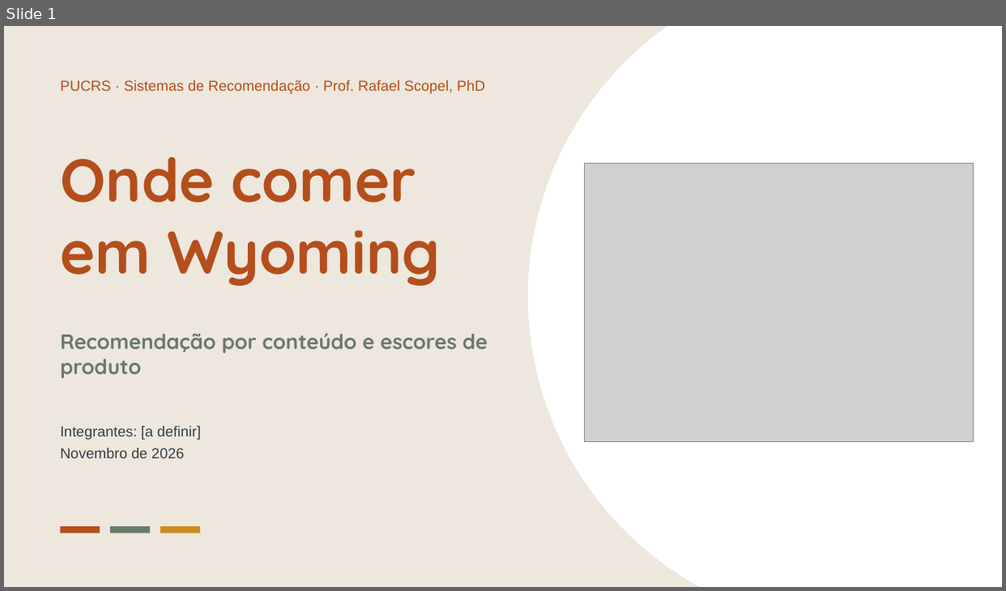
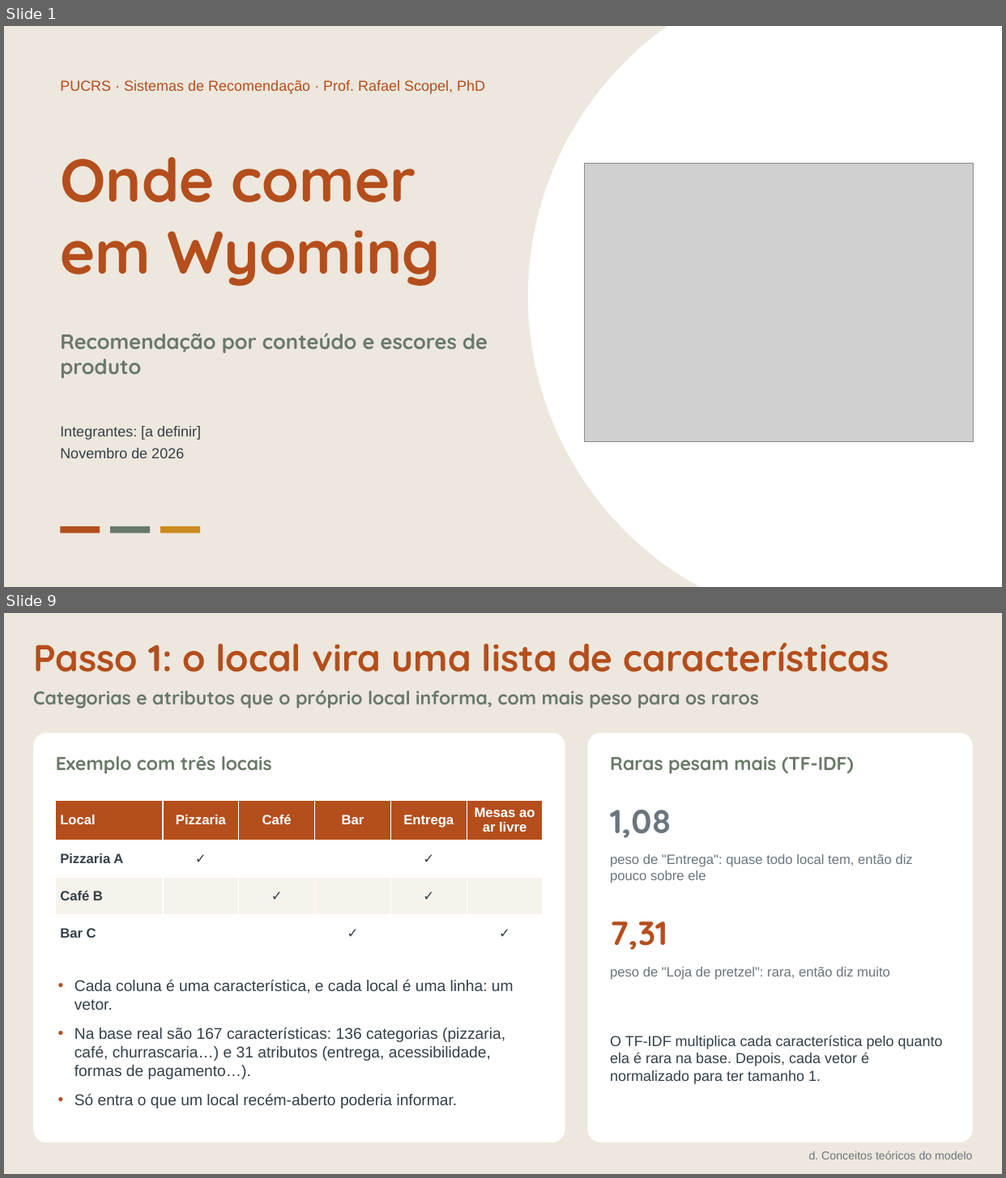
Before and after one commit to Chelughini/sistema-recomendacao-t1, a slide deck: apresentacao/T1_Sistema_Recomendacao.pptx. Shown one above the other, each under a label of ours: slide 1 before the commit, slides 1 and 9 after it; the slides between them are not shown. The pictures are 1006x591 and 1006x1178 pixels, drawn with LibreOffice and Linux fonts; fonts in the diff are those of the drawing; grey boxes stand for pictures. Boxes give left, top, right and bottom in pixels: in the first picture for what was removed or moved away, otherwise in the second. Text is boxed around its words. In the diff, an @@ line names an element or a change of style, - is before the commit and + after.

```diff
--- a/apresentacao/T1_Sistema_Recomendacao.pptx
+++ b/apresentacao/T1_Sistema_Recomendacao.pptx
@@ slide 9 added at (4, 613, 1002, 1174), background #EDE7DD @@
@@ text added at (33, 642, 889, 672), 36 pt, text #B44E1C, bold @@
+Passo 1: o local vira uma lista de características
@@ text added at (33, 690, 759, 709), 18 pt, text #697967, bold @@
+Categorias e atributos que o próprio local informa, com mais peso para os raros
@@ rounded rectangle added at (33, 733, 565, 1143), fill #FFFFFF @@
@@ rounded rectangle added at (588, 733, 974, 1143), fill #FFFFFF @@
@@ text added at (56, 756, 272, 774), 18 pt, text #697967, bold @@
+Exemplo com três locais
@@ text added at (610, 756, 854, 774), 18 pt, text #697967, bold @@
+Raras pesam mais (TF-IDF)
@@ table added at (56, 800, 544, 950), 4 rows, 6 columns @@
+Local | Pizzaria | Café | Bar | Entrega | Mesas ao ar livre
+Pizzaria A | ✓ |  |  | ✓ | 
+Café B |  | ✓ |  | ✓ | 
+Bar C |  |  | ✓ |  | ✓
@@ text added at (610, 810, 671, 838), 32 pt, text #6B757D, bold @@
+1,08
@@ text added at (610, 854, 913, 884), 13 pt, text #6B757D @@
+peso de "Entrega": quase todo local tem, então diz pouco sobre ele
@@ text added at (610, 922, 667, 950), 32 pt, text #B44E1C, bold @@
+7,31
@@ text added at (610, 967, 890, 980), 13 pt, text #6B757D @@
+peso de "Loja de pretzel": rara, então diz muito
@@ text added at (74, 980, 513, 1109), 15 pt, text #333F48 @@
+• Cada coluna é uma característica, e cada local é uma linha: um vetor.
+• Na base real são 167 características: 136 categorias (pizzaria, café, churrascaria…) e 31 atributos (entrega, acessibilidade, formas de pagamento…).
+• Só entra o que um local recém-aberto poderia informar.
@@ text added at (610, 1035, 943, 1084), 14 pt, text #333F48 @@
+O TF-IDF multiplica cada característica pelo quanto ela é rara na base. Depois, cada vetor é normalizado para ter tamanho 1.
@@ text added at (809, 1151, 972, 1160), 11 pt, text #6B757D @@
+d. Conceitos teóricos do modelo
```
Also in this commit, not shown: 20 slides changed, 8 other slides added, 2 slides removed, 4 other files.
